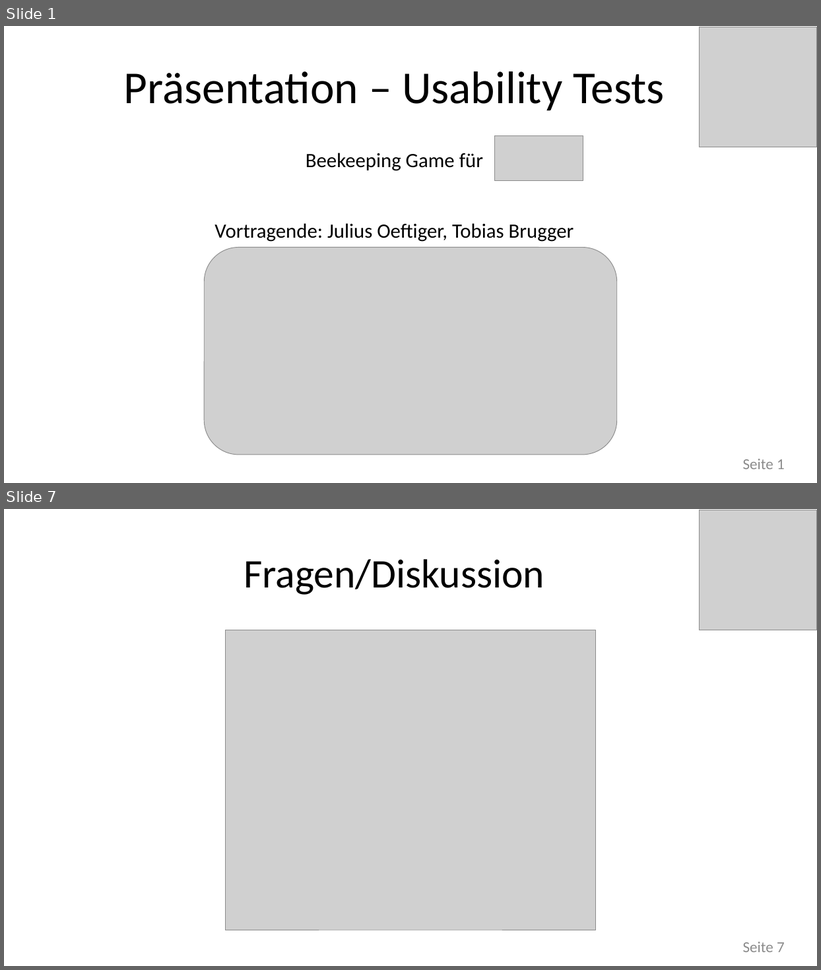
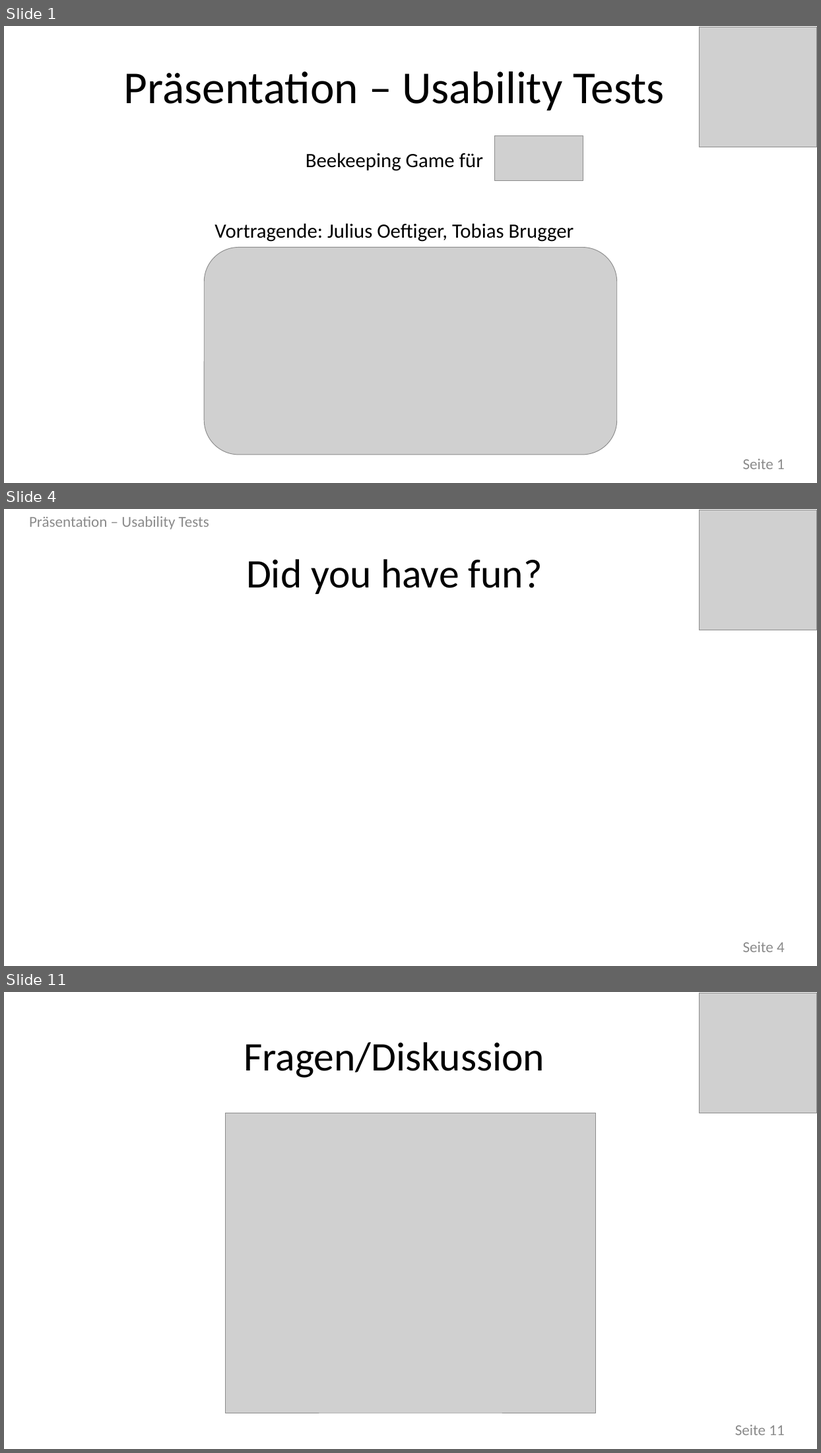
Before and after one commit to joeftiger/PSE-Bee-Game, a slide deck: Presentation - Usability Tests.pptx. Shown one above the other, each under a label of ours: slides 1 and 7 before the commit, slides 1, 4 and 11 after it; the slides between them are not shown. The pictures are 821x970 and 821x1453 pixels, drawn with LibreOffice and Linux fonts; fonts in the diff are those of the drawing; grey boxes stand for pictures. Boxes give left, top, right and bottom in pixels: in the first picture for what was removed or moved away, otherwise in the second. Text is boxed around its words. In the diff, an @@ line names an element or a change of style, - is before the commit and + after.

```diff
--- a/Presentation - Usability Tests.pptx
+++ b/Presentation - Usability Tests.pptx
@@ slide 4 added at <box>4,509,817,966</box>, background #FFFFFF @@
@@ text added at <box>29,516,209,529</box>, 18 pt, text #8C8C8C @@
+Präsentation – Usability Tests
@@ picture added at <box>700,510,817,630</box> @@
@@ text added at <box>246,559,543,594</box>, 48 pt, text #000000 @@
+Did you have fun?
@@ page number added at <box>743,942,785,953</box>, 18 pt, text #8C8C8C @@
+Seite 4
@@ what was slide 7 is now slide 11 @@
@@ page number at <box>735,1425,784,1436</box>: text changed @@
-Seite 7
+Seite 11
```
Also in this commit, not shown: 4 slides changed, 4 other slides added, 1 slide removed.
